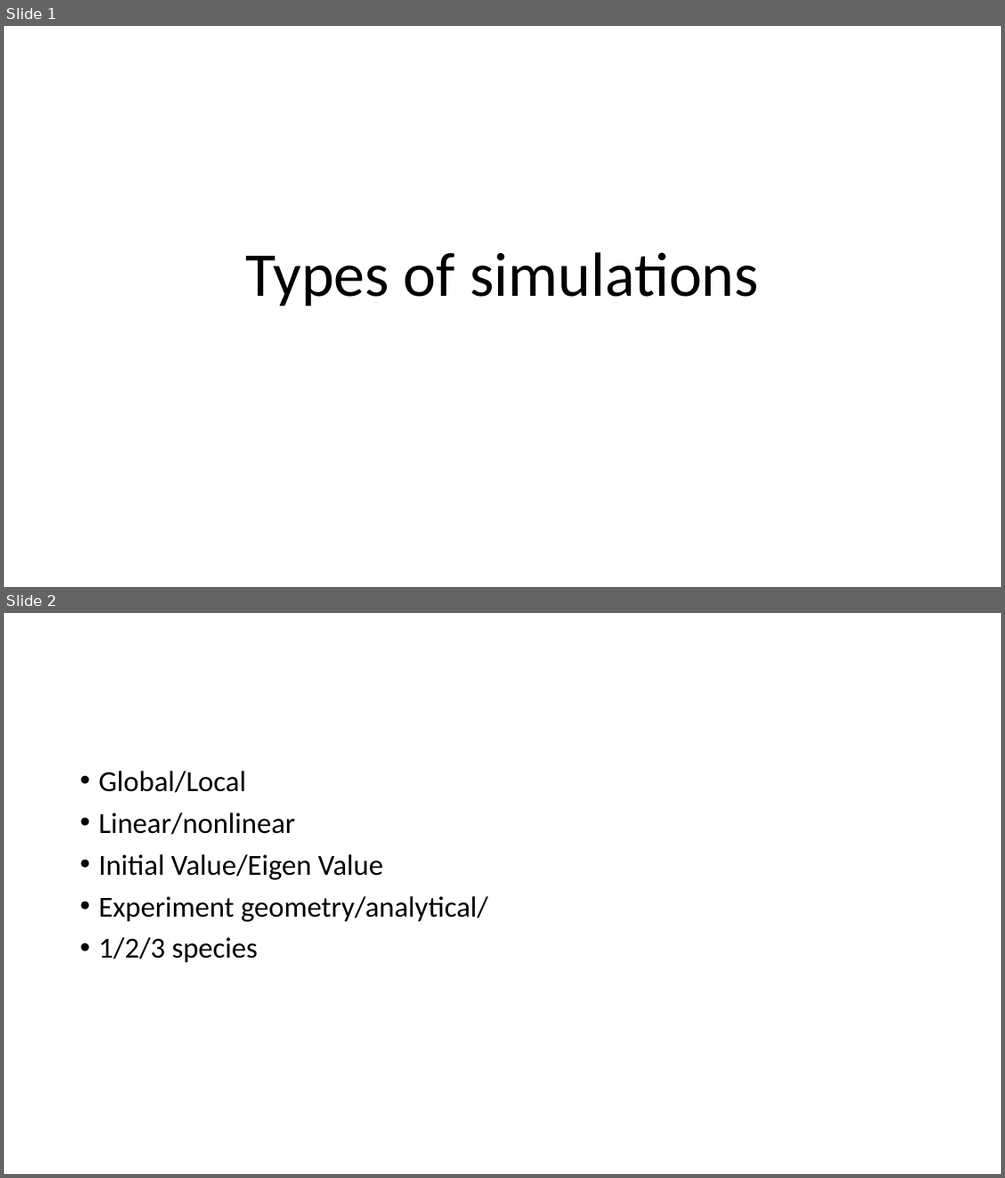
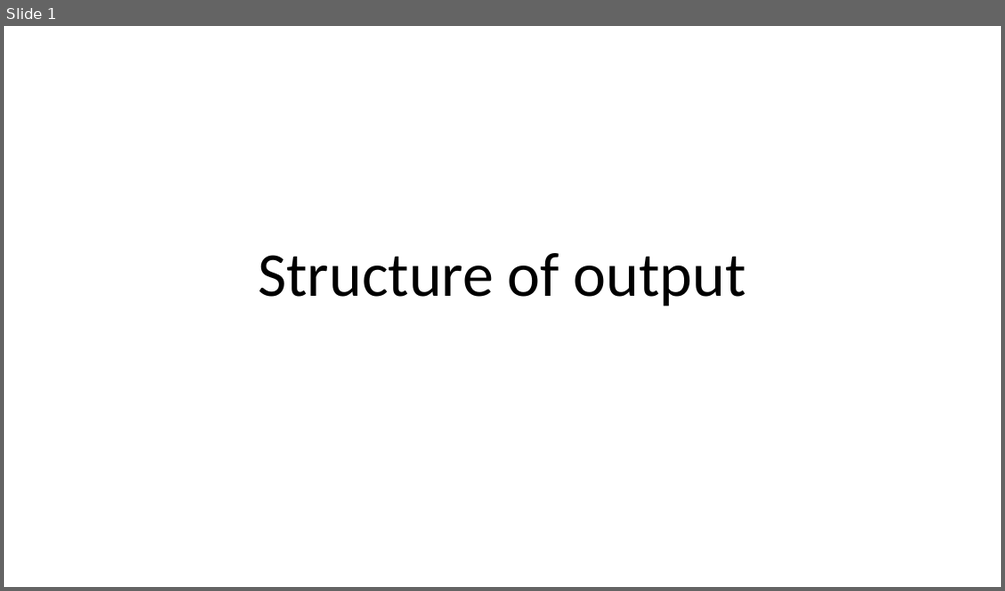
Before and after one commit to maxtcurie/Physics_Helper, a slide deck: Intro_to_GENE/3_Structure_of_output.pptx. Shown one above the other, each under a label of ours: slides 1 and 2 before the commit, slide 1 after it. The pictures are 1005x1178 and 1005x591 pixels, drawn with LibreOffice and Linux fonts; fonts in the diff are those of the drawing. Boxes give left, top, right and bottom in pixels: in the first picture for what was removed or moved away, otherwise in the second. Text is boxed around its words. In the diff, an @@ line names an element or a change of style, - is before the commit and + after.

```diff
--- a/Intro_to_GENE/3_Structure_of_output.pptx
+++ b/Intro_to_GENE/3_Structure_of_output.pptx
@@ slide 2 removed at (4,613,1001,1174), background #FFFFFF @@
@@ text removed at (98,771,488,963) @@
-• Global/Local
-• Linear/nonlinear
-• Initial Value/Eigen Value
-• Experiment geometry/analytical/
-• 1/2/3 species
@@ slide 1 changed as well @@
@@ title at (258,253,746,306): text changed @@
-Types of simulations
+Structure of output
```
Also in this commit, not shown: 6 slides added, 4 other slides removed, 1 other file.
